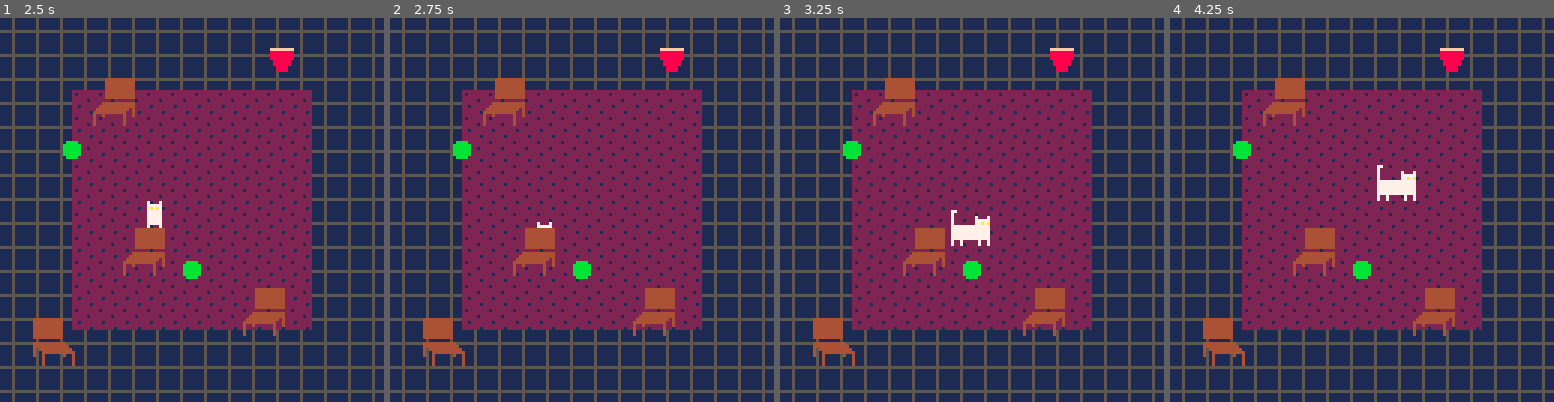
Above: before the commit, frames 1-4 (left to right).
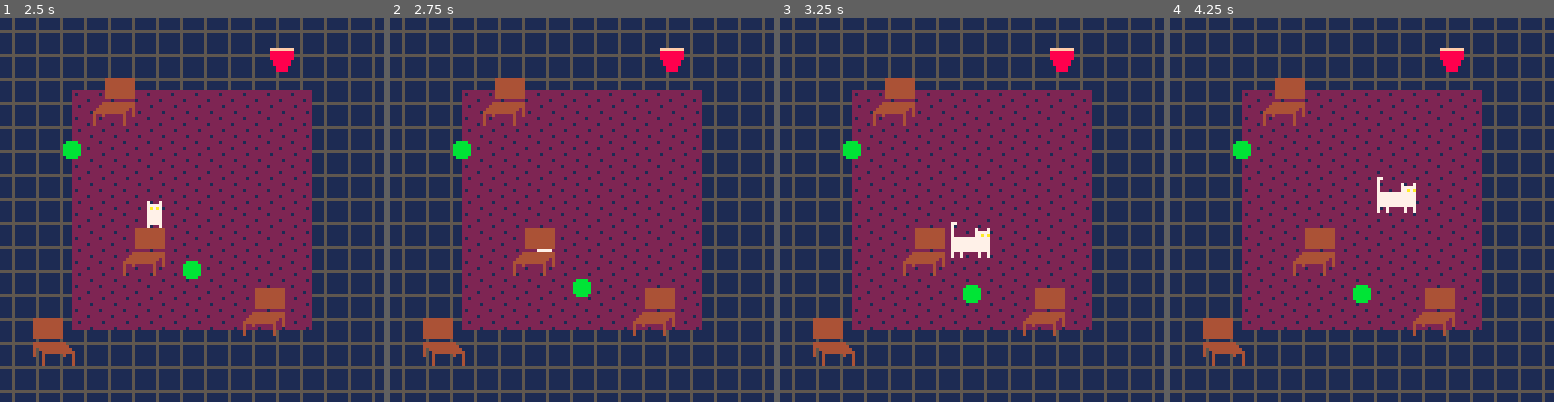
Above: after the commit, the same moments.

Repository: Mpgrime/GameDesign
Game: PICO-8 cartridge catgame.p8
Two runs of this game, one before a commit and one after it. Both use one fixed random seed, a clock stepped at 60 frames per second and the inputs below.
Inputs:
- Up to frame 1 (2.5 s): hold Left 1.97-2.37 s; hold Down from 2.42 s (still down)
- Up to frame 2 (2.75 s): keep holding Down
- Up to frame 3 (3.25 s): release Down at 2.82 s; hold Right from 2.87 s (still down)
- Up to frame 4 (4.25 s): release Right at 3.53 s; hold Up 3.58-4.08 s; hold Right from 4.13 s (still down)

Frame 1 is identical in both runs. In frame 2, 0.5% of the frame differs, in the area x 38-53%, y 53-73%; in frame 3, 1.0%, in the area x 44-55%, y 50-75%; in frame 4, 1.0%.

Commit message:
autoformatted code using "shift+alt+f"

Diff:
--- a/catgame.p8
+++ b/catgame.p8
@@ -1,227 +1,256 @@
 pico-8 cartridge // http://www.pico-8.com
 version 41
 __lua__
+
 --cat game
 --by xan weatherholtz, matthew grimelli, malik hill, marjon ward
 
 function _init()
- frame=1
- catpos={x=56,y=56}
- pose=7 --frame when still
- flipped=false
-
- --chair locations:
- chairx={40,80,30,10}
- chairy={70,90,20,100}
- --chair bottom locations:
- bchairx={40,80,30,10}
- bchairy={78,98,28,108}
- --ball locations:
-	ballposx={60,20}
-	ballposy={80,40}
-
- cw=14 --cat width
- ch=14 --cat height
- chairw=14 --chair width
- chairh=16 --chair height
- ballw=6 --ball width
- ballh=6 --ball height
- bchairw=14
- bchairh=7
- cupframe=38
- cupflip=false --true if cup reflected
+	frame = 1
+	catpos = { x = 56, y = 56 }
+	pose = 7
+	--frame when still
+	flipped = false
+
+	--chair locations:
+	chairx = { 40, 80, 30, 10 }
+	chairy = { 70, 90, 20, 100 }
+	--chair bottom locations:
+	bchairx = { 40, 80, 30, 10 }
+	bchairy = { 78, 98, 28, 108 }
+	--ball locations:
+	ballposx = { 60, 20 }
+	ballposy = { 80, 40 }
+
+	cw = 14
+	--cat width
+	ch = 14
+	--cat height
+	chairw = 14
+	--chair width
+	chairh = 16
+	--chair height
+	ballw = 6
+	--ball width
+	ballh = 6
+	--ball height
+	bchairw = 14
+	bchairh = 7
+	cupframe = 38
+	cupflip = false
+	--true if cup reflected
 end
 
-
 function _update()
-	flist={pose,pose,pose} --if no buttons pressed
+	flist = { pose, pose, pose }
+	--if no buttons pressed
 	--canmove=true
 
 	--frame change
- if frame<3.9 then
- 	frame+=.3 --sets anim speed
- else
- 	frame=1
- end
-
- --arrow controls
- if btn(⬆️) then
- 	local canmove=true
- 	for i=1,4 do
- 		--if col w/ bchair, can't move:
- 		if collision(catpos.x,catpos.y-1,cw,ch,
- 															bchairx[i],bchairy[i],bchairw,bchairh) then
- 			canmove=false
- 		end
- 		--if col w/ ball, ball moves:
- 		if i<3 and
- 					collision(catpos.x,catpos.y-1,cw,ch,
- 															ballposx[i],ballposy[i],ballw,ballh) then
- 			ballposy[i]-=1
- 		end
- 	end
- 	--if col w/ cup
- 	if collision(catpos.x,catpos.y-1,cw,ch,
- 															90,10,8,8) then
- 			canmove=false
- 	end
- 	--pos change if able:
- 	if(canmove) then catpos.y-=1 end
- 	--frame set change
- 	flist={32,34,36}
- 	--pose change
- 	pose=32
- 	--no sprite flipping
- 	flipped=false
- end
- if btn(⬇️) then
- 	local canmove=true
- 	for i=1,4 do
- 		--if col w/ bchair, can't move:
- 		if collision(catpos.x,catpos.y+1,cw,ch,
- 															bchairx[i],bchairy[i],bchairw,bchairh) then
- 			canmove=false
- 		end
- 		--if col w/ ball, ball moves:
- 		if i<3 and
- 					collision(catpos.x,catpos.y+1,cw,ch,
- 															ballposx[i],ballposy[i],ballw,ballh) then
- 			ballposy[i]+=1
- 		end
- 	end
- 	--if col w/ cup
- 	if collision(catpos.x,catpos.y+1,cw,ch,
- 															90,10,8,8) then
- 			canmove=false
- 	end
- 	--pos change if able:
- 	if(canmove) then catpos.y+=1 end
- 	flist={7,9,11}
- 	pose = 7
- 	flipped=false
- end
- if btn(⬅️) then
- 	local canmove=true
- 	for i=1,4 do
- 		--if col w/ bchair, can't move:
- 		if collision(catpos.x-1,catpos.y,cw,ch,
- 															bchairx[i],bchairy[i],bchairw,bchairh) then
- 			canmove=false
- 		end
- 		--if col w/ ball, ball moves:
- 		if i<3 and
- 					collision(catpos.x-1,catpos.y,cw,ch,
- 															ballposx[i],ballposy[i],ballw,ballh) then
- 			ballposx[i]-=1
- 		end
- 	end
- 	--if col w/ cup, change cup
- 	if collision(catpos.x-1,catpos.y,cw,ch,
- 															90,10,8,8) then
- 			canmove=false
- 			if cupframe==38 then --if not already changed
- 				cupframe=54
- 			end
- 	end
- 	--pos change if able:
- 	if(canmove) then catpos.x-=1 end
- 	flist={1,3,5}
- 	pose=1
- 	flipped=false
- end
- if btn(➡️) then
-
- 	local canmove=true
- 	for i=1,4 do
- 		--if col w/ bchair, can't move:
- 		if collision(catpos.x+1,catpos.y,cw,ch,
- 															bchairx[i],bchairy[i],bchairw,bchairh) then
- 		canmove=false
- 		end
- 		--if col w/ ball, ball moves:
- 		if i<3 and
- 					collision(catpos.x+1,catpos.y,cw,ch,
- 															ballposx[i],ballposy[i],ballw,ballh) then
- 			ballposx[i]+=1
- 		end
- 	end
- 	--if col w/ cup, change cup
- 	if collision(catpos.x+1,catpos.y,cw,ch,
- 															90,10,8,8) then
- 			canmove=false
- 			if cupframe==38 then --if not already changed
- 				cupframe=54
- 				cupflip=true
- 			end
- 	end
- 	--pos change if able:
- 	if(canmove) then catpos.x+=1 end
- 	--catpos.x+=1
- 	flist={1,3,5}
- 	pose=1
- 	flipped=true --backwards ⬅️ sprite
- end
-
+	if frame < 3.9 then
+		frame += .3 --sets anim speed
+	else
+		frame = 1
+	end
+
+	--arrow controls
+	if btn(⬆️) then
+		local canmove = true
+		for i = 1, 4 do
+			--if col w/ bchair, can't move:
+			if collision(catpos.x, catpos.y - 1, cw, ch, bchairx[i], bchairy[i], bchairw, bchairh) then
+				canmove = false
+			end
+			--if col w/ ball, ball moves:
+			if i < 3
+					and collision(
+				catpos.x, catpos.y - 1, cw, ch,
+				ballposx[i], ballposy[i], ballw, ballh
+			) then
+				ballposy[i] -= 1
+			end
+		end
+		--if col w/ cup
+		if collision(
+			catpos.x, catpos.y - 1, cw, ch,
+			90, 10, 8, 8
+		) then
+			canmove = false
+		end
+		--pos change if able:
+		if canmove then catpos.y -= 1 end
+		--frame set change
+		flist = { 32, 34, 36 }
+		--pose change
+		pose = 32
+		--no sprite flipping
+		flipped = false
+	end
+	if btn(⬇️) then
+		local canmove = true
+		for i = 1, 4 do
+			--if col w/ bchair, can't move:
+			if collision(
+				catpos.x, catpos.y + 1, cw, ch,
+				bchairx[i], bchairy[i], bchairw, bchairh
+			) then
+				canmove = false
+			end
+			--if col w/ ball, ball moves:
+			if i < 3
+					and collision(
+				catpos.x, catpos.y + 1, cw, ch,
+				ballposx[i], ballposy[i], ballw, ballh
+			) then
+				ballposy[i] += 1
+			end
+		end
+		--if col w/ cup
+		if collision(
+			catpos.x, catpos.y + 1, cw, ch,
+			90, 10, 8, 8
+		) then
+			canmove = false
+		end
+		--pos change if able:
+		if canmove then catpos.y += 1 end
+		flist = { 7, 9, 11 }
+		pose = 7
+		flipped = false
+	end
+	if btn(⬅️) then
+		local canmove = true
+		for i = 1, 4 do
+			--if col w/ bchair, can't move:
+			if collision(
+				catpos.x - 1, catpos.y, cw, ch,
+				bchairx[i], bchairy[i], bchairw, bchairh
+			) then
+				canmove = false
+			end
+			--if col w/ ball, ball moves:
+			if i < 3
+					and collision(
+				catpos.x - 1, catpos.y, cw, ch,
+				ballposx[i], ballposy[i], ballw, ballh
+			) then
+				ballposx[i] -= 1
+			end
+		end
+		--if col w/ cup, change cup
+		if collision(
+			catpos.x - 1, catpos.y, cw, ch,
+			90, 10, 8, 8
+		) then
+			canmove = false
+			if cupframe == 38 then
+				--if not already changed
+				cupframe = 54
+			end
+		end
+		--pos change if able:
+		if canmove then catpos.x -= 1 end
+		flist = { 1, 3, 5 }
+		pose = 1
+		flipped = false
+	end
+	if btn(➡️) then
+		local canmove = true
+		for i = 1, 4 do
+			--if col w/ bchair, can't move:
+			if collision(
+				catpos.x + 1, catpos.y, cw, ch,
+				bchairx[i], bchairy[i], bchairw, bchairh
+			) then
+				canmove = false
+			end
+			--if col w/ ball, ball moves:
+			if i < 3
+					and collision(
+				catpos.x + 1, catpos.y, cw, ch,
+				ballposx[i], ballposy[i], ballw, ballh
+			) then
+				ballposx[i] += 1
+			end
+		end
+		--if col w/ cup, change cup
+		if collision(
+			catpos.x + 1, catpos.y, cw, ch,
+			90, 10, 8, 8
+		) then
+			canmove = false
+			if cupframe == 38 then
+				--if not already changed
+				cupframe = 54
+				cupflip = true
+			end
+		end
+		--pos change if able:
+		if canmove then catpos.x += 1 end
+		--catpos.x+=1
+		flist = { 1, 3, 5 }
+		pose = 1
+		flipped = true --backwards ⬅️ sprite
+	end
 end
 
-
 function _draw()
- cls()
- map(0,0,0,0,16,16) --draws map
- --🐱 cat sprite:
- spr(flist[flr(frame)],catpos.x,catpos.y,2,2,flipped)
- 	--flr rounds down to nearest int
- 	--gets item 1-3 from flist
- 	--spr(framenum,x,y,framesize,framesize,flipped?)
- --chair + ball sprites:
- spr(42,chairx[1],chairy[1],2,2)
- spr(42,chairx[2],chairy[2],2,2)
- spr(42,chairx[3],chairy[3],2,2)
- spr(42,chairx[4],chairy[4],2,2,true)
- spr(44,ballposx[1],ballposy[1],1,1)
- spr(44,ballposx[2],ballposy[2],1,1)
-
- --bottoms of chairs sprites
- spr(45,bchairx[1],bchairy[1],2,2)
- spr(45,bchairx[2],bchairy[2],2,2)
- spr(45,bchairx[3],bchairy[3],2,2)
- spr(45,bchairx[4],bchairy[4],2,2,true)
-
- --cup sprite:
- spr(cupframe,90,10,1,1,cupflip)
- --water sprite:
- if cupframe==54 then
- 	if cupflip then
- 		spr(39,98,10,1,1,true)
- 	else
- 		spr(39,82,10,1,1)
- 	end
- end
+	cls()
+	map(0, 0, 0, 0, 16, 16)
+	--draws map
+	--🐱 cat sprite:
+	spr(flist[flr(frame)], catpos.x, catpos.y, 2, 2, flipped)
+	--flr rounds down to nearest int
+	--gets item 1-3 from flist
+	--spr(framenum,x,y,framesize,framesize,flipped?)
+	--chair + ball sprites:
+	spr(42, chairx[1], chairy[1], 2, 2)
+	spr(42, chairx[2], chairy[2], 2, 2)
+	spr(42, chairx[3], chairy[3], 2, 2)
+	spr(42, chairx[4], chairy[4], 2, 2, true)
+	spr(44, ballposx[1], ballposy[1], 1, 1)
+	spr(44, ballposx[2], ballposy[2], 1, 1)
+
+	--bottoms of chairs sprites
+	spr(45, bchairx[1], bchairy[1], 2, 2)
+	spr(45, bchairx[2], bchairy[2], 2, 2)
+	spr(45, bchairx[3], bchairy[3], 2, 2)
+	spr(45, bchairx[4], bchairy[4], 2, 2, true)
+
+	--cup sprite:
+	spr(cupframe, 90, 10, 1, 1, cupflip)
+	--water sprite:
+	if cupframe == 54 then
+		if cupflip then
+			spr(39, 98, 10, 1, 1, true)
+		else
+			spr(39, 82, 10, 1, 1)
+		end
+	end
 end
 
-
 --returns true if 2 objs collided
-function collision(
-	x1,y1,w1,h1, --position,width obj1
-	x2,y2,w2,h2) --pos, width obj2
-
-	local hit=false
+function collision(x1, y1, w1, h1, x2, y2, w2, h2)
+	--position,width obj1
+	--pos, width obj2
+
+	local hit = false
 
 	--collision distance:
-	local coldisx=w1*.5+w2*.5
-	local coldisy=h1*.5+h2*.5
+	local coldisx = w1 * .5 + w2 * .5
+	local coldisy = h1 * .5 + h2 * .5
 
 	--current distances each axis:
-	local curdisx=abs((x1+(w1/2))-(x2+(w2/2)))
-	local curdisy=abs((y1+(h1/2))-(y2+(h2/2)))
-
-	if curdisx<coldisx and curdisy<coldisy then
-		hit=true
+	local curdisx = abs(x1 + w1 / 2 - x2 + w2 / 2)
+	local curdisy = abs(y1 + h1 / 2 - y2 + h2 / 2)
+
+	if curdisx < coldisx and curdisy < coldisy then
+		hit = true
 	end
 
 	return hit
-
 end
+
 __gfx__
 00000000000000000000000000000000000000000000000000007700000000000000000000000000000000000000000000000000000000000000000000000000
 00000000000000000000770000000000000000000000000000000700000000000000000000000000000000000000000000000000000000000000000000000000
